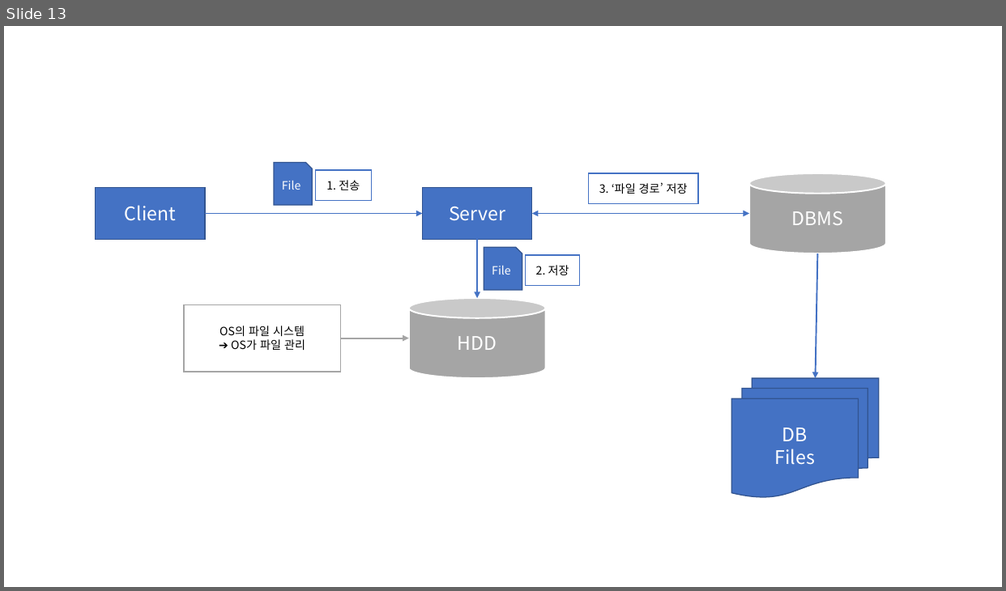
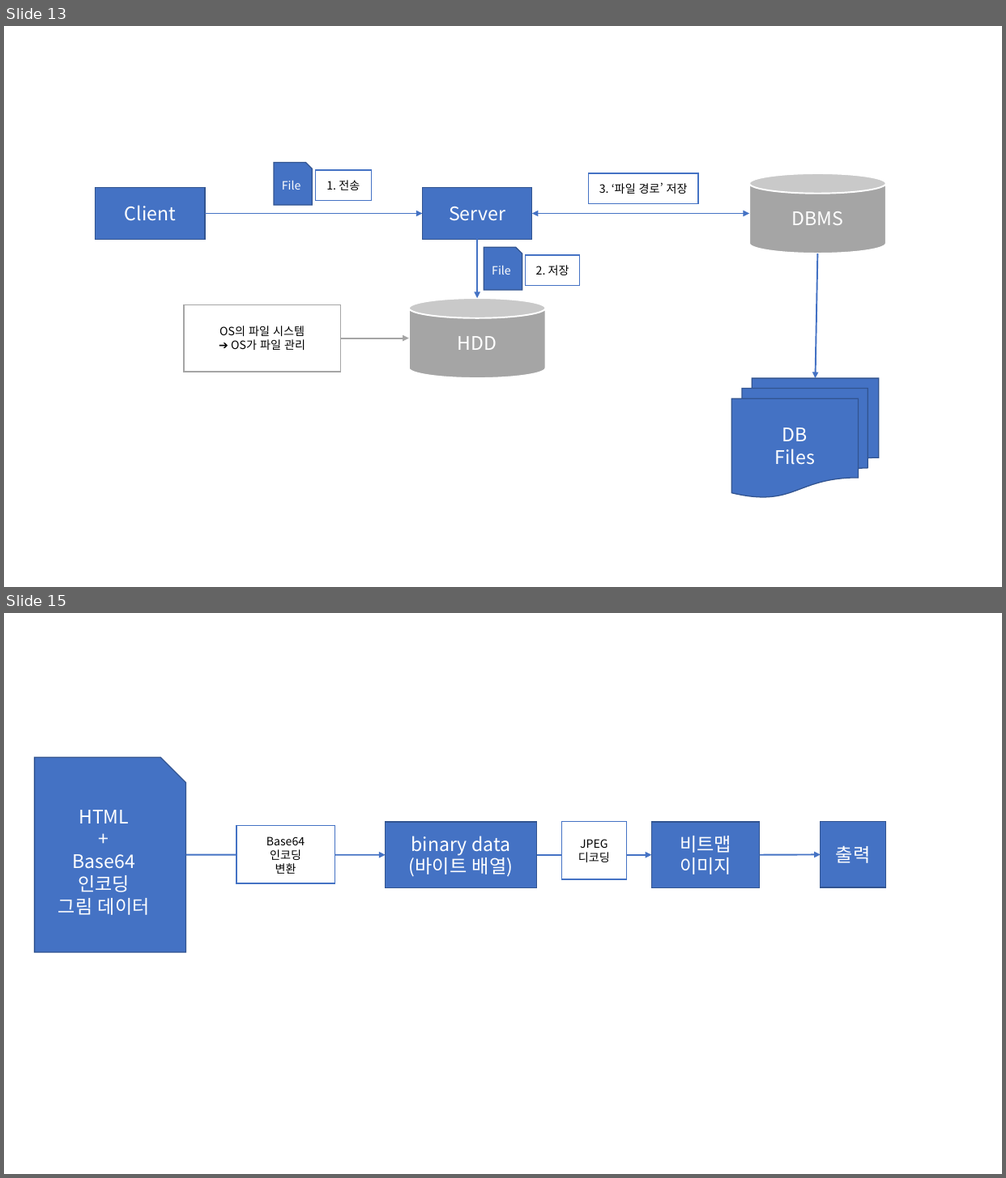
Before and after one commit to Dingadung/2022-study-workspace, a slide deck: study-note/데이터베이스/2022-08-31 내용정리.pptx. Shown one above the other, each under a label of ours: slide 13 before the commit, slides 13 and 15 after it; the slides between them are not shown. The pictures are 1006x591 and 1006x1178 pixels, drawn with LibreOffice and Linux fonts; fonts in the diff are those of the drawing. Boxes give left, top, right and bottom in pixels: in the first picture for what was removed or moved away, otherwise in the second. Text is boxed around its words. In the diff, an @@ line names an element or a change of style, - is before the commit and + after.

```diff
--- a/study-note/데이터베이스/2022-08-31 내용정리.pptx
+++ b/study-note/데이터베이스/2022-08-31 내용정리.pptx
@@ slide 15 added at [4,613,1002,1174], background #FFFFFF @@
@@ snip rect added at [35,757,186,952], fill #4472C4, outline #325491 1 pt, 18 pt, text #FFFFFF @@
+HTML
++
+Base64
+인코딩
+그림 데이터
@@ rectangle added at [236,825,334,884], fill #FFFFFF, outline #4472C4 1 pt, 11 pt, text #000000 @@
+Base64
+인코딩
+변환
@@ rectangle added at [385,822,536,888], fill #4472C4, outline #325491 1 pt, 18 pt, text #FFFFFF @@
+binary data
+(바이트 배열)
@@ rectangle added at [562,822,626,879], fill #FFFFFF, outline #4472C4 1 pt, 11 pt, text #000000 @@
+JPEG
+디코딩
@@ rectangle added at [651,822,760,888], fill #4472C4, outline #325491 1 pt, 18 pt, text #FFFFFF @@
+비트맵
+이미지
@@ rectangle added at [820,822,886,888], fill #4472C4, outline #325491 1 pt, 18 pt, text #FFFFFF @@
+출력
@@ arrow added from (186, 855) to (385, 855), #4472C4 1.5 pt @@
@@ arrow added from (537, 855) to (651, 855), #4472C4 1.5 pt @@
@@ arrow added from (760, 855) to (820, 855), #4472C4 1.5 pt @@
```
Also in this commit, not shown: 8 other slides added, 8 slides removed, 4 other files.
